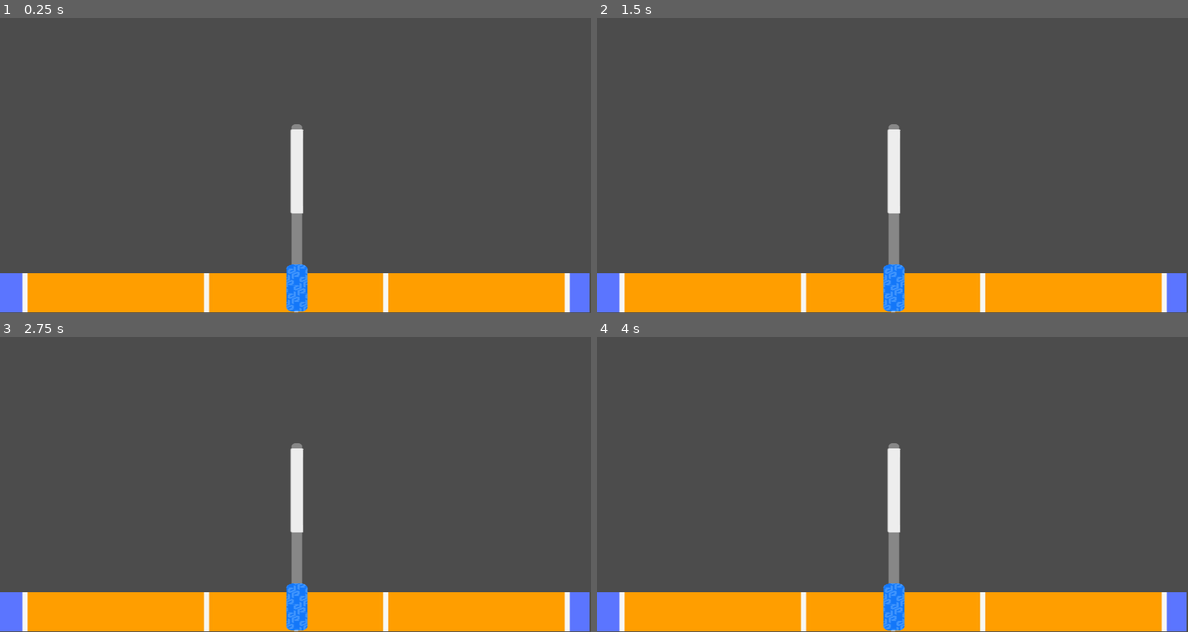
Above: before the commit, frames 1-4 (two rows, left to right).
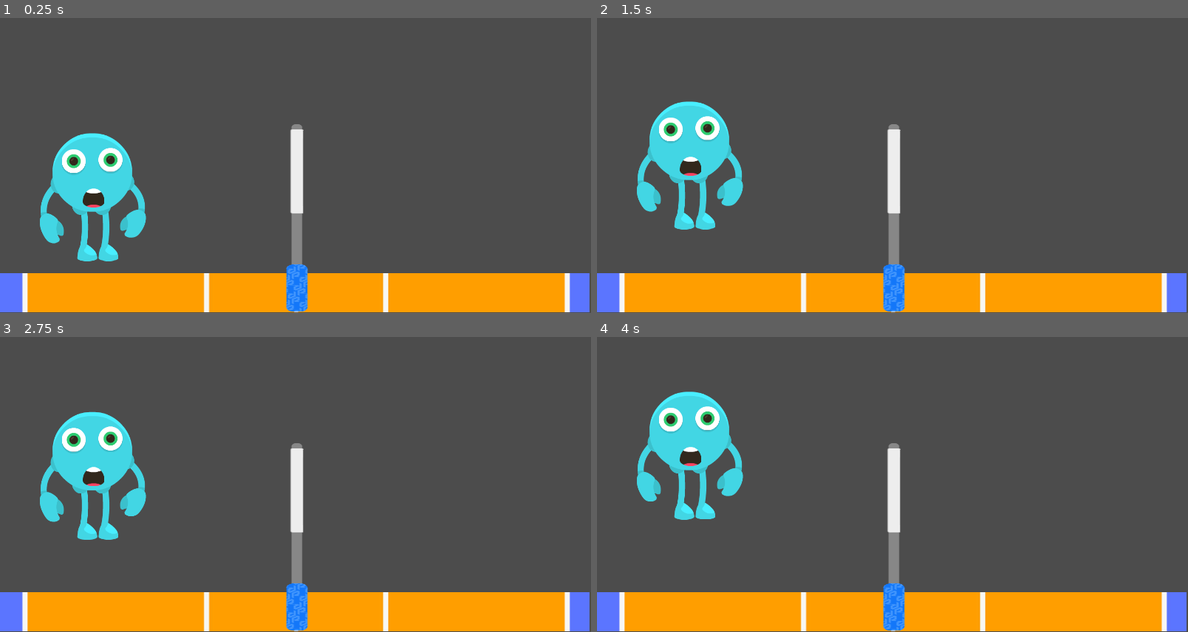
Above: after the commit, the same moments.

Repository: SowinskiBraeden/VB-Strike-Godot
Game: Godot game, scene res://Main.tscn
The game is run twice, just before and just after one commit, with the same random seed, the same clock (stepped at 60 frames per second) and the same inputs. The project has no main scene, so this scene is started directly.
Inputs:
- Up to frame 1 (0.25 s): no input
- Up to frame 2 (1.5 s): tap Enter at 0.5 s; hold Up (ui_up) 0.53-1.28 s; hold Down (ui_down) from 1.28 s (still down)
- Up to frame 3 (2.75 s): release Down (ui_down) at 2.03 s; hold Up (ui_up) from 2.03 s (still down)
- Up to frame 4 (4 s): release Up (ui_up) at 3.53 s; hold Down (ui_down) from 3.53 s (still down)

The runs differ from the first frame. In frame 1, 4.3% of the frame differs, in the area x 6-25%, y 39-83%; in frame 2, 4.3%, in the area x 6-25%, y 28-72%; in frame 3, 4.3%; in frame 4, 4.3%.

Commit message:
test

Diff:
--- a/Main.tscn
+++ b/Main.tscn
@@ -1,9 +1,15 @@
-[gd_scene load_steps=3 format=2]
+[gd_scene load_steps=4 format=2]
 
 [ext_resource path="res://Court.tscn" type="PackedScene" id=1]
 [ext_resource path="res://sprites/background.jpg" type="Texture" id=2]
+[ext_resource path="res://Player.tscn" type="PackedScene" id=3]
 
 [node name="Node2D" type="Node2D"]
+
+[node name="Player" parent="." instance=ExtResource( 3 )]
+position = Vector2( 151, 300 )
+scale = Vector2( 0.75, 0.75 )
+z_index = 1
 
 [node name="TextureRect" type="TextureRect" parent="."]
 visible = false
@@ -14,3 +20,4 @@
 stretch_mode = 1
 
 [node name="Court" parent="." instance=ExtResource( 1 )]
+z_index = -1
--- a/Player.tscn
+++ b/Player.tscn
@@ -8,15 +8,15 @@
 [ext_resource path="res://Player.gd" type="Script" id=6]
 
 [sub_resource type="CapsuleShape2D" id=1]
-radius = 228.0
-height = 224.0
+radius = 121.0
+height = 80.0
 
 [node name="Player" type="KinematicBody2D"]
 position = Vector2( 496, 112 )
 script = ExtResource( 6 )
 
 [node name="CollisionShape2D" type="CollisionShape2D" parent="."]
-position = Vector2( 12, 199 )
+position = Vector2( 11, 137 )
 z_index = -2
 shape = SubResource( 1 )
 __meta__ = {
@@ -29,7 +29,7 @@
 }
 
 [node name="ArmBlueA" type="Sprite" parent="main body"]
-position = Vector2( 172.5, 188 )
+position = Vector2( 102, 151 )
 scale = Vector2( 0.835366, 0.852273 )
 texture = ExtResource( 5 )
 
@@ -50,7 +50,7 @@
 [node name="Sprite2" type="Sprite" parent="main body"]
 
 [node name="LegBlueA" type="Sprite" parent="main body/Sprite2"]
-position = Vector2( 86.5, 288.5 )
+position = Vector2( 43, 203 )
 scale = Vector2( 0.8125, 0.919162 )
 z_index = -1
 texture = ExtResource( 2 )
@@ -58,7 +58,7 @@
 [node name="Sprite3" type="Sprite" parent="main body"]
 
 [node name="LegBlueA" type="Sprite" parent="main body/Sprite3"]
-position = Vector2( -32.5, 286.5 )
+position = Vector2( -6, 203 )
 scale = Vector2( 0.8125, 0.92515 )
 z_index = -1
 texture = ExtResource( 2 )
@@ -66,26 +66,26 @@
 [node name="Sprite4" type="Sprite" parent="main body"]
 
 [node name="EyeHumanGreen" type="Sprite" parent="main body/Sprite4"]
-position = Vector2( -59.5, 26.5 )
+position = Vector2( -31, 51 )
 scale = Vector2( 0.867188, 0.862319 )
 texture = ExtResource( 3 )
 
 [node name="Sprite5" type="Sprite" parent="main body"]
 
 [node name="EyeHumanGreen" type="Sprite" parent="main body/Sprite5"]
-position = Vector2( 79.5, 24.5 )
+position = Vector2( 54, 48 )
 scale = Vector2( 0.867188, 0.862319 )
 texture = ExtResource( 3 )
 
 [node name="Sprite6" type="Sprite" parent="main body"]
 
 [node name="ArmBlueA" type="Sprite" parent="."]
-position = Vector2( -134, 180.5 )
-scale = Vector2( 0.853659, 0.928977 )
+position = Vector2( -78, 159 )
+scale = Vector2( 0.780488, 0.90767 )
 z_index = -1
 texture = ExtResource( 5 )
 flip_h = true
 
 [node name="MouthG" type="Sprite" parent="."]
-position = Vector2( 11, 179 )
+position = Vector2( 15, 134 )
 texture = ExtResource( 4 )
